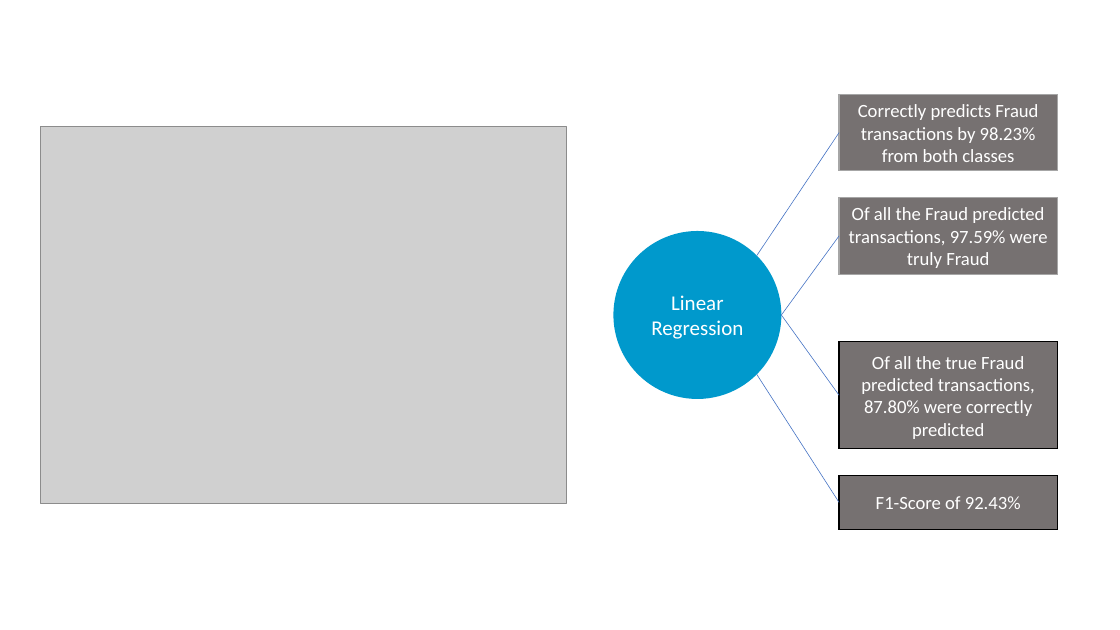
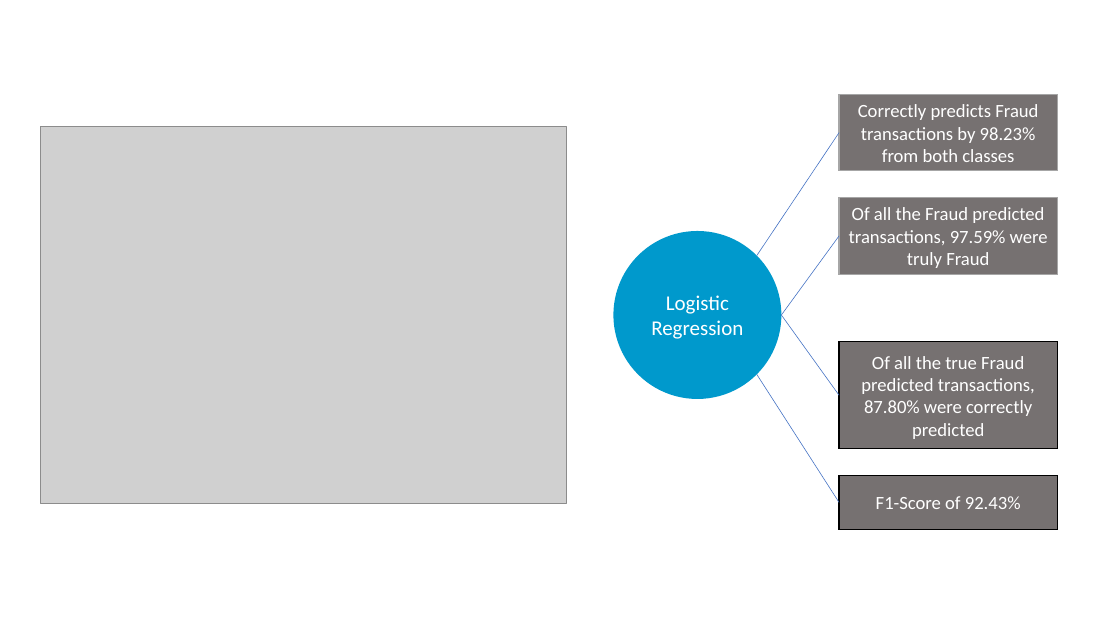
Before and after one commit to dperher/ai_personal_capstone, a slide deck: slide 12 of fraud_detection.pptx. Drawn at 1120x630 pixels with LibreOffice and Linux fonts; fonts in the diff are those of the drawing; grey boxes stand for pictures. Boxes give left, top, right and bottom in pixels: in the first picture for what was removed or moved away, otherwise in the second. Text is boxed around its words. In the diff, an @@ line names an element or a change of style, - is before the commit and + after.

Commit message:
2023-March-31 update. Slide corrected: corrected Linear with Logistic

```diff
--- a/fraud_detection.pptx
+++ b/fraud_detection.pptx
@@ text in ellipse at <box>651,295,743,339</box>: text changed @@
-Linear Regression
+Logistic
+Regression
```
